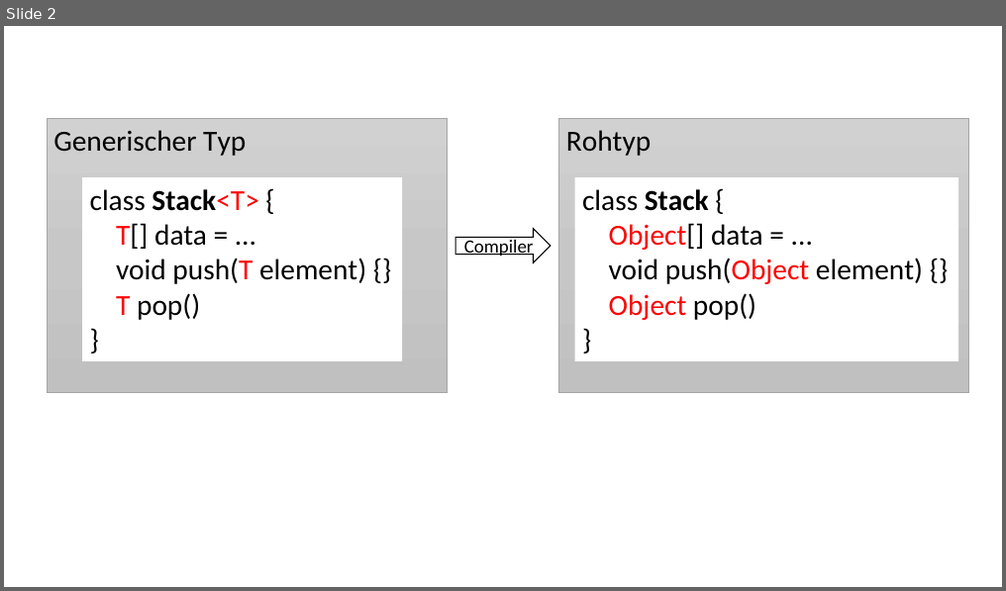
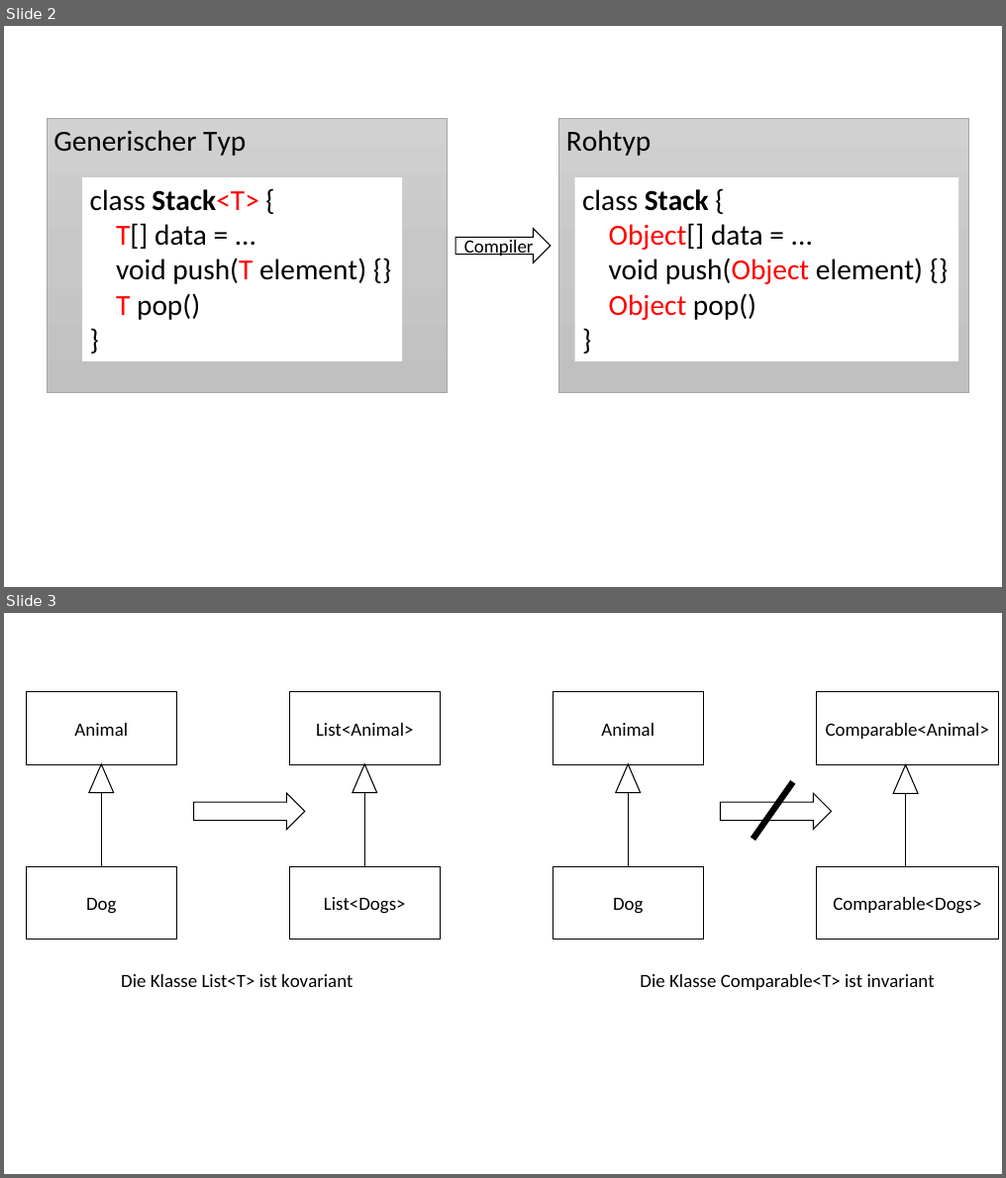
Before and after one commit to unibas-marcelluethi/gdp, a slide deck: slides/images/graphics.pptx. Shown one above the other, each under a label of ours: slide 2 before the commit, slides 2 and 3 after it. The pictures are 1006x591 and 1006x1178 pixels, drawn with LibreOffice and Linux fonts; fonts in the diff are those of the drawing. Boxes give left, top, right and bottom in pixels: in the first picture for what was removed or moved away, otherwise in the second. Text is boxed around its words. In the diff, an @@ line names an element or a change of style, - is before the commit and + after.

Commit message:
added slides for klassenbibliothek

```diff
--- a/slides/images/graphics.pptx
+++ b/slides/images/graphics.pptx
@@ slide 3 added at bbox=[4, 613, 1002, 1174], background #FFFFFF @@
@@ rectangle added at bbox=[26, 692, 176, 765], fill #FFFFFF, outline #000000 1 pt, 18 pt, text #000000 @@
+Animal
@@ rectangle added at bbox=[289, 692, 440, 765], fill #FFFFFF, outline #000000 1 pt, 18 pt, text #000000 @@
+List<Animal>
@@ rectangle added at bbox=[552, 692, 703, 765], fill #FFFFFF, outline #000000 1 pt, 18 pt, text #000000 @@
+Animal
@@ rectangle added at bbox=[816, 692, 999, 765], fill #FFFFFF, outline #000000 1 pt, 18 pt, text #000000 @@
+Comparable<Animal>
@@ triangle added at bbox=[89, 764, 114, 792], fill #FFFFFF, outline #000000 1 pt @@
@@ triangle added at bbox=[352, 764, 377, 792], fill #FFFFFF, outline #000000 1 pt @@
@@ triangle added at bbox=[616, 764, 641, 792], fill #FFFFFF, outline #000000 1 pt @@
@@ line added from (793, 782) to (753, 839), #000000 6 pt @@
@@ triangle added at bbox=[893, 765, 918, 793], fill #FFFFFF, outline #000000 1 pt @@
@@ line added from (101, 792) to (101, 866), #000000 0.5 pt @@
@@ right arrow added at bbox=[193, 793, 304, 830], fill #FFFFFF, outline #000000 1 pt @@
@@ line added from (364, 792) to (364, 866), #000000 0.5 pt @@
@@ line added from (629, 792) to (629, 866), #000000 0.5 pt @@
@@ right arrow added at bbox=[721, 793, 832, 830], fill #FFFFFF, outline #000000 1 pt @@
@@ line added from (906, 793) to (906, 867), #000000 0.5 pt @@
@@ rectangle added at bbox=[26, 866, 176, 940], fill #FFFFFF, outline #000000 1 pt, 18 pt, text #000000 @@
+Dog
@@ rectangle added at bbox=[289, 866, 440, 940], fill #FFFFFF, outline #000000 1 pt, 18 pt, text #000000 @@
+List<Dogs>
@@ rectangle added at bbox=[552, 866, 703, 940], fill #FFFFFF, outline #000000 1 pt, 18 pt, text #000000 @@
+Dog
@@ rectangle added at bbox=[816, 866, 999, 940], fill #FFFFFF, outline #000000 1 pt, 18 pt, text #000000 @@
+Comparable<Dogs>
@@ text added at bbox=[121, 974, 352, 987], 18 pt, text #000000 @@
+Die Klasse List<T> ist kovariant
@@ text added at bbox=[640, 974, 935, 990], 18 pt, text #000000 @@
+Die Klasse Comparable<T> ist invariant
```
Also in this commit, not shown: 1 other slide added, 5 other files.
